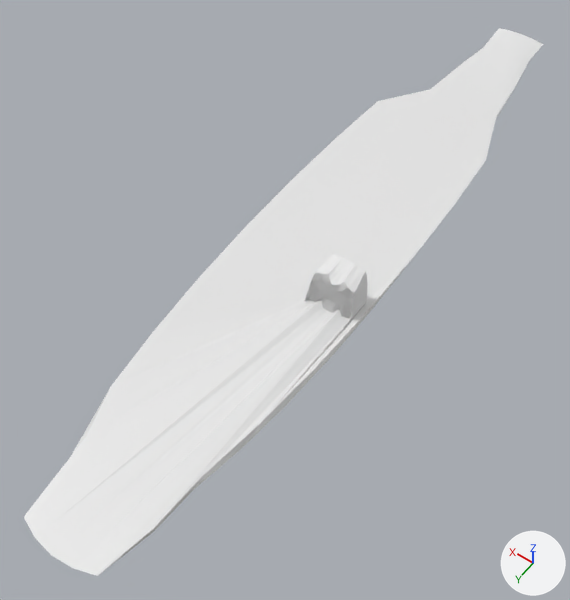
One commit to the COLLADA model art/meshes/structural/aircraft_carrier.dae: the scene before it, then after it.
Camera for both pictures: a camera (50 mm lens) standing at (-53.5, 83.7, 122.9) and looking at (4.1, 3.0, -3.9). Arrows for +X, +Y and +Z are at lower right; the lights stay in place.

Objects in the first picture: 'AC'.
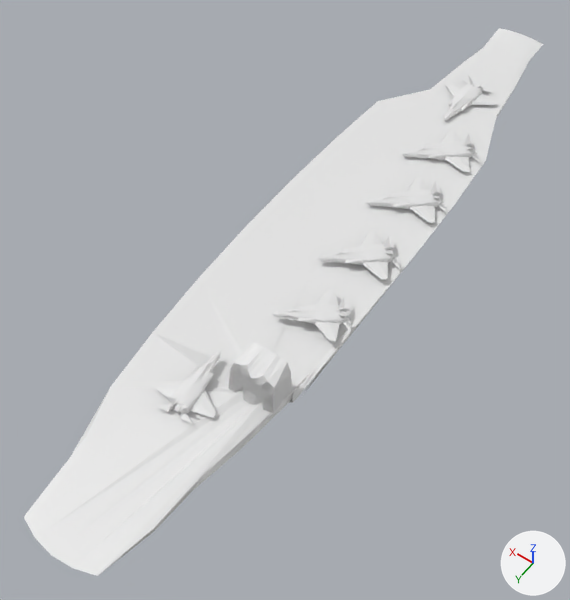
Boxes [x1, y1, x2, y2] around the edits, measured in the pictures (570 x 600 px; the box of a moved part takes in the faces that stretch with it):
'F-35.005', added
    after: [154, 352, 221, 425]
'F-35.004', added
    after: [271, 290, 351, 341]
'F-35', added
    after: [318, 230, 401, 279]
'F-35.001', added
    after: [365, 177, 447, 223]
'F-35.002', added
    after: [402, 130, 481, 172]
'F-35.003', added
    after: [444, 75, 497, 120]
part 1 of me_ac, moved or reshaped
    before: [153, 278, 312, 332]
    after: [153, 278, 242, 388]
part 2 of me_ac, moved or reshaped
    both: [142, 75, 502, 495]

Patch to the scene script:
```diff
--- a/art/meshes/structural/aircraft_carrier.dae.py
+++ b/art/meshes/structural/aircraft_carrier.dae.py
@@ me_ac @@
 me_ac.from_pydata(...)  # 363 vertices, 676 faces; spans x -15.0..17.0, y -94.0..69.0, z -5.0..14.0
 # used by ob_ac; location = (0.0, 0.0, 0.0)
+# me_ac part 1: the 1 vertex in x -3.0, y 8.0, z 5.0 is moved by (0.0, 18.0, 0.0)
+# me_ac part 2: all 102 vertices in x -14.0..-3.0, y 0.0..7.0, z 4.0..14.0 are moved by (0.0, 24.0, 0.0)
@@ me_f_35_005 @@
+me_f_35_005.from_pydata(...)  # 482 vertices, 960 faces; spans x -5.5..6.5, y 26.0..41.0, z 5.6..9.5
@@ me_f_35_004 @@
+me_f_35_004.from_pydata(...)  # 482 vertices, 960 faces; spans x -14.93..-0.84, y 2.82..14.39, z 6.01..9.8
@@ me_f_35_003 @@
+me_f_35_003.from_pydata(...)  # 482 vertices, 960 faces; spans x -6.9..6.5, y -69.4..-53.1, z 5.1..9.4
@@ me_f_35_002 @@
+me_f_35_002.from_pydata(...)  # 482 vertices, 960 faces; spans x -13.5..2.0, y -52.0..-37.5, z 5.1..9.5
@@ me_f_35_001 @@
+me_f_35_001.from_pydata(...)  # 482 vertices, 960 faces; spans x -14.7..0.6, y -34.3..-20.2, z 5.3..9.6
@@ me_f_35 @@
+me_f_35.from_pydata(...)  # 482 vertices, 960 faces; spans x -14.58..-0.09, y -15.33..-1.74, z 5.61..9.7
@@ ob_f_35_005 @@
+ob_f_35_005 = bpy.data.objects.new('F-35.005', me_f_35_005)
+ob_f_35_005.location = (0.0, 0.0, 0.0)
@@ ob_f_35_004 @@
+ob_f_35_004 = bpy.data.objects.new('F-35.004', me_f_35_004)
+ob_f_35_004.location = (0.0, 0.0, 0.0)
@@ ob_f_35_003 @@
+ob_f_35_003 = bpy.data.objects.new('F-35.003', me_f_35_003)
+ob_f_35_003.location = (0.0, 0.0, 0.0)
@@ ob_f_35_002 @@
+ob_f_35_002 = bpy.data.objects.new('F-35.002', me_f_35_002)
+ob_f_35_002.location = (0.0, 0.0, 0.0)
@@ ob_f_35_001 @@
+ob_f_35_001 = bpy.data.objects.new('F-35.001', me_f_35_001)
+ob_f_35_001.location = (0.0, 0.0, 0.0)
@@ ob_f_35 @@
+ob_f_35 = bpy.data.objects.new('F-35', me_f_35)
+ob_f_35.location = (0.0, 0.0, 0.0)
```
